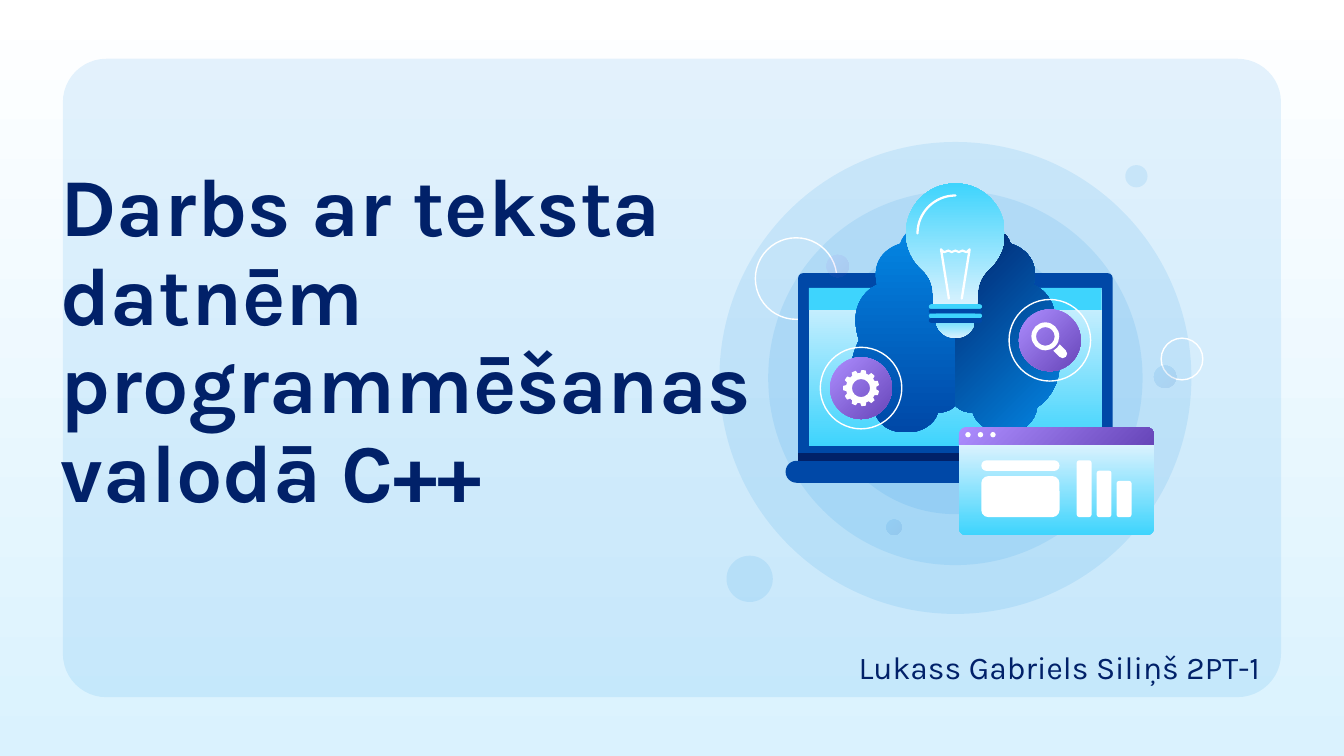
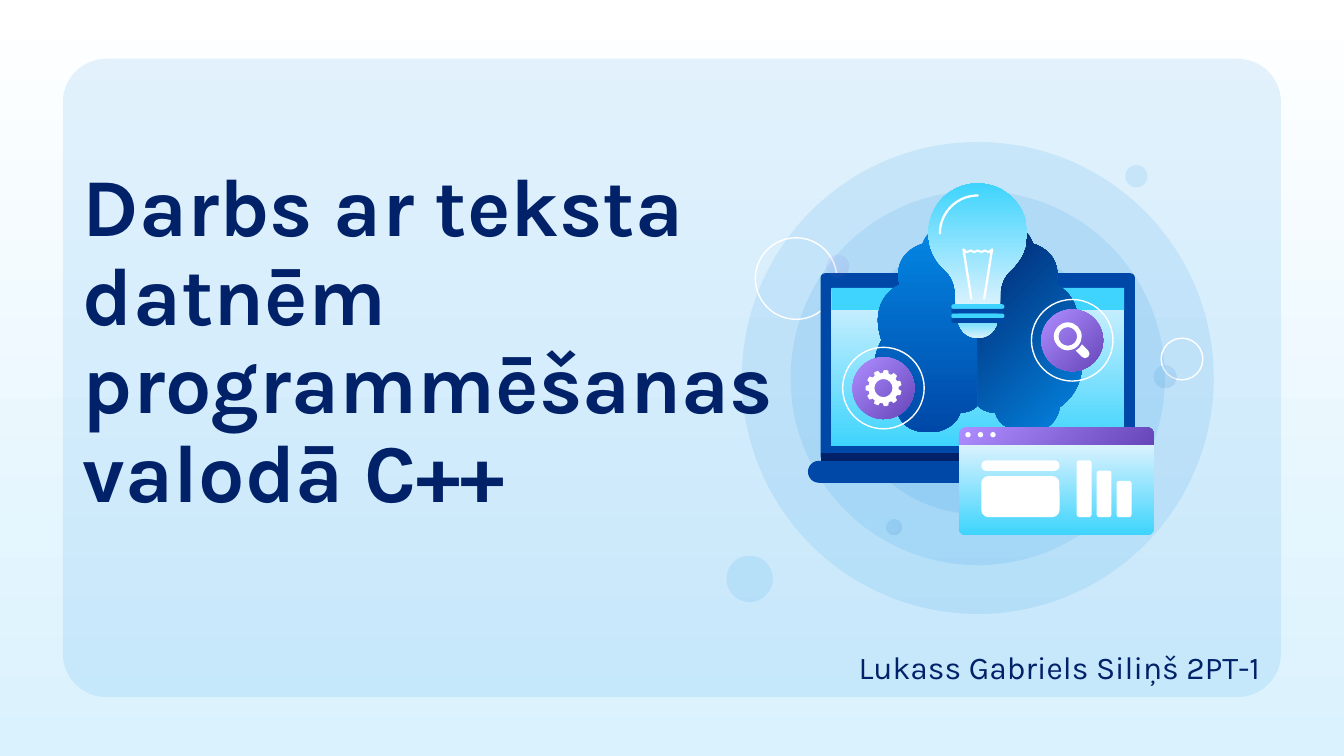
Before and after one commit to SilinsLVT/Teksta_Datnes_Eksamens, a slide deck: slide 1 of Materiāls un diagrammas/TekstaDatnes_Lukass.pptx. Drawn at 1344x756 pixels with LibreOffice and Linux fonts; fonts in the diff are those of the drawing. Boxes give left, top, right and bottom in pixels: in the first picture for what was removed or moved away, otherwise in the second. Text is boxed around its words. In the diff, an @@ line names an element or a change of style, - is before the commit and + after.

```diff
--- a/Materiāls un diagrammas/TekstaDatnes_Lukass.pptx
+++ b/Materiāls un diagrammas/TekstaDatnes_Lukass.pptx
@@ 6 freeform shapes, 2 ellipses, 1 rounded rectangle: place and size @@
-6 freeform shapes, 2 ellipses, 1 rounded rectangle at box(769, 191, 1144, 566)
+6 freeform shapes, 2 ellipses, 1 rounded rectangle at box(790, 191, 1165, 566)
@@ 7 freeform shapes, 7 rounded rectangles, 2 ellipses, 1 title: place and size @@
-7 freeform shapes, 7 rounded rectangles, 2 ellipses, 1 title at box(60, 142, 1191, 614)
+7 freeform shapes, 7 rounded rectangles, 2 ellipses, 1 title at box(83, 142, 1214, 614)
```
Also in this commit, not shown: 3 other slides changed, 1 slide added.
